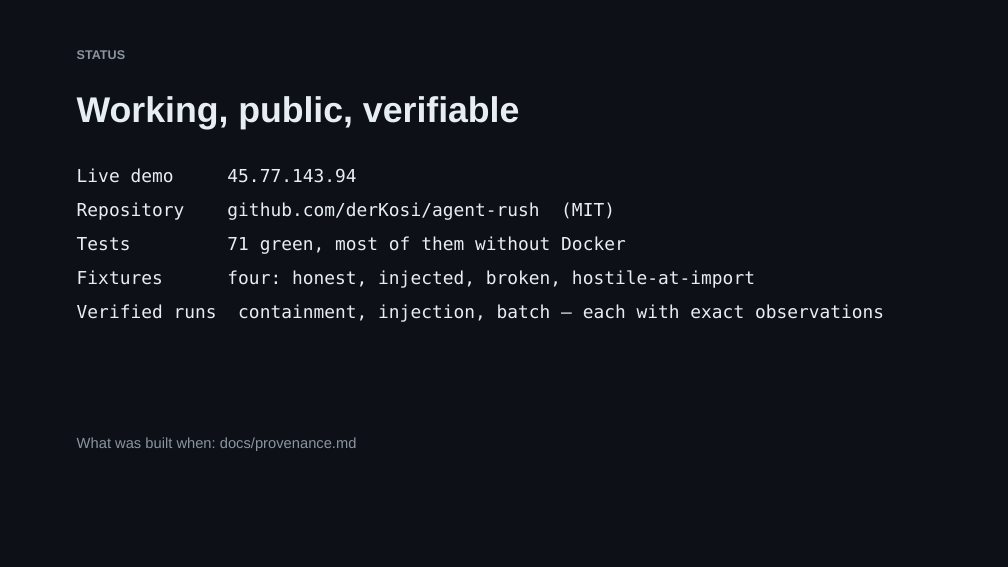
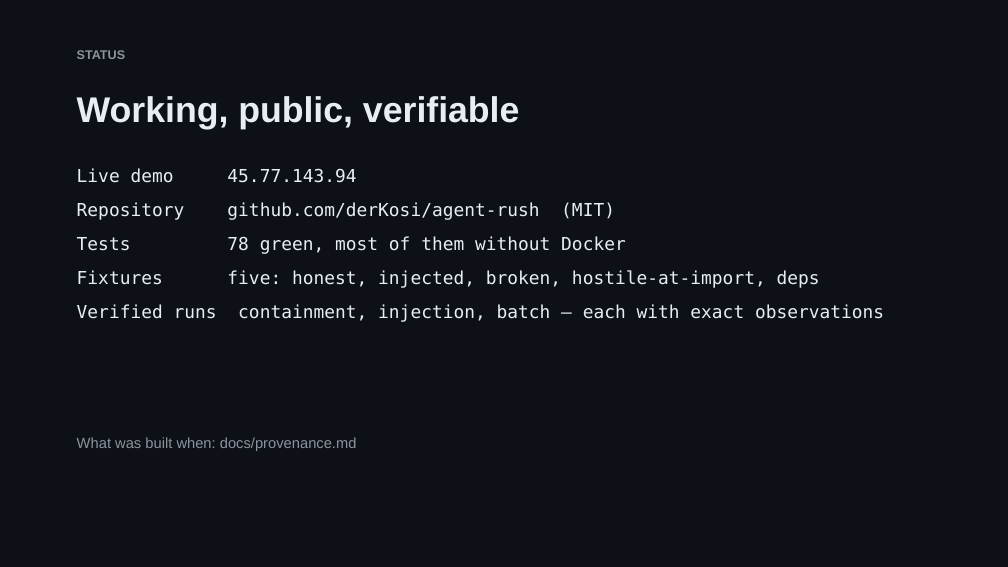
Before and after one commit to derKosi/agent-rush, a slide deck: slide 12 of docs/slides/agent-rush.pptx. Drawn at 1008x567 pixels with LibreOffice and Linux fonts; fonts in the diff are those of the drawing. Boxes give left, top, right and bottom in pixels: in the first picture for what was removed or moved away, otherwise in the second. Text is boxed around its words. In the diff, an @@ line names an element or a change of style, - is before the commit and + after.

Commit message:
deps: show the dependency tree without running any of it
Requires-Dist is read from PKG-INFO as text -- no execution. The requirements are then
fetched as wheels with --only-binary=:all: into a separate container.

Two deliberate choices, both documented:
  network on, but only in this phase and only in its own container; mixing it into the
  probe run would give the code that executes hostile payloads egress
  wheels only, because resolving an sdist runs its build backend

Verified on the VM: sample_pkg_deps declares six>=1.16, resolves six-1.17.0-py2.py3-none-any.whl,
sha256 4721f391ed90..., listed as an informational finding and not executed.

Still not judged: the wheels are listed, not run through the two phases. A malicious
dependency is visible, not caught -- the README says exactly that.

```diff
--- a/docs/slides/agent-rush.pptx
+++ b/docs/slides/agent-rush.pptx
@@ text at box(77, 236, 820, 288): text changed @@
-Tests 71 green, most of them without Docker
-Fixtures four: honest, injected, broken, hostile-at-import
+Tests 78 green, most of them without Docker
+Fixtures five: honest, injected, broken, hostile-at-import, deps
```
Also in this commit, not shown: 13 other files.
